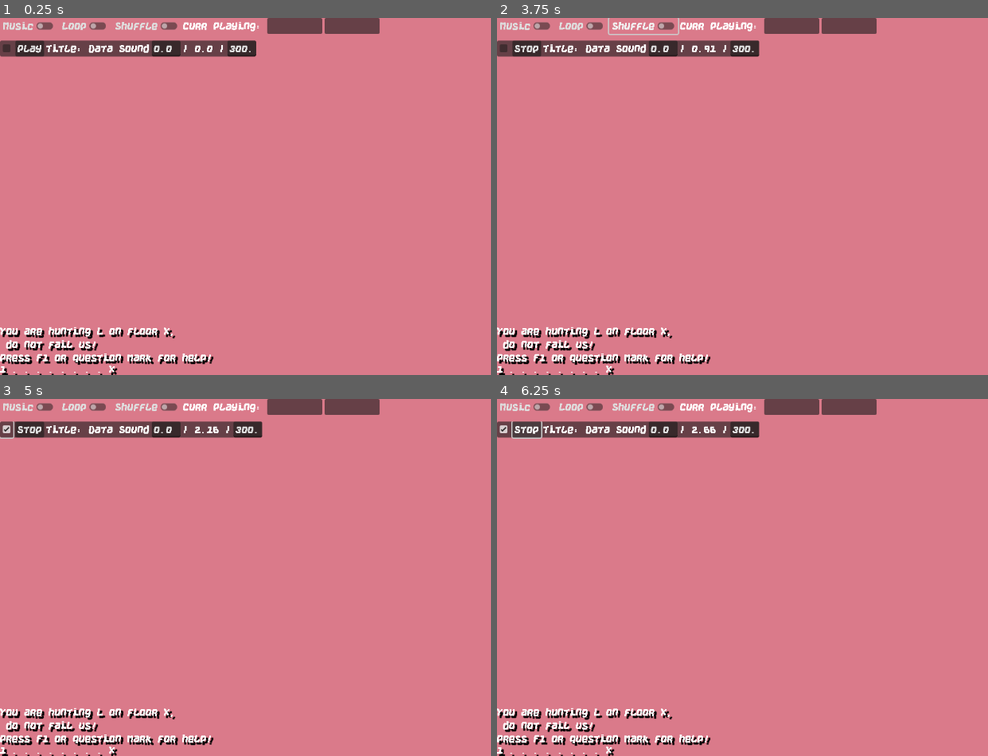
Above: before the commit, frames 1-4 (two rows, left to right).
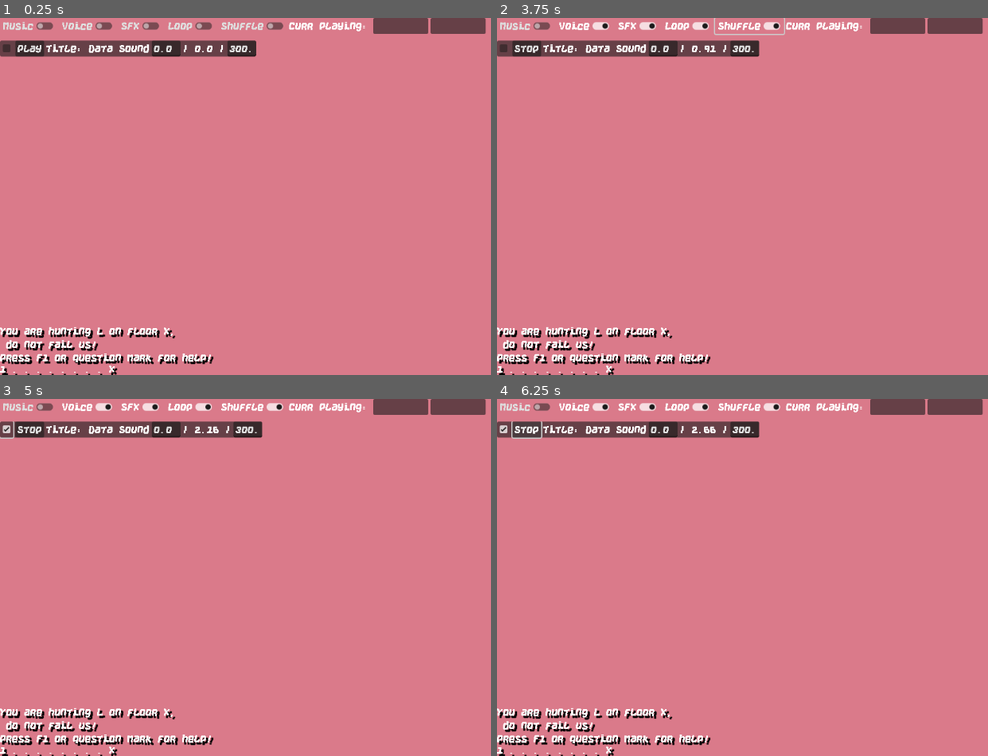
Above: after the commit, the same moments.

Repository: KaizNike/Defeating-User-Built-Dungeon
Game: Godot game, scene res://Main.tscn
Same seed, same stepped clock (60 frames per second), same inputs: the game is played once before the commit and once after it.
Inputs (mouse positions are in pixels of both pictures, inside the frame that each line leads up to):
- Up to frame 1 (0.25 s): no input
- Up to frame 2 (3.75 s): click "Loop" at 0.5 s; click (585, 25) at 1.25 s, where only the run after the commit has a clickable "Voice"; click (639, 25) at 2 s, where only the run after the commit has a clickable "SFX"; click "Play" at 2.75 s; click "Shuffle" at 3.5 s
- Up to frame 3 (5 s): click (4, 431) at 4.25 s
- Up to frame 4 (6.25 s): click "Stop" at 5 s; click "Play" at 5.75 s

The runs differ from the first frame. In frame 1, 2.5% of the frame differs, in the area x 12-100%, y 0-5%; in frame 2, 2.7%; in frame 3, 2.6%; in frame 4, 2.6%.
Error in both runs: Invalid access of index '0' on a base object of type: 'PackedStringArray'. (res://Main.gd:142)

Commit message:
Popup Video
Tiny player when clicked enlarges.

Diff:
--- a/Defeating User Built Dungeon/CellularMusicChatGPT/AudioPlayer.gd
+++ b/Defeating User Built Dungeon/CellularMusicChatGPT/AudioPlayer.gd
@@ -9,10 +9,13 @@
 var openFile = FileAccess
 @export var musicLineScene := PackedScene.new()
 
+var videoInside = false
+
 func _ready():
 #	randomize()
 	#get_tree().connect("files_dropped", Callable(self, "_files_dropped"))
 	get_viewport().files_dropped.connect(_files_dropped)
+	#$VideoPopup.popup()
 #	for i in range(64):
 #		scale.append(i)
 #		notes.append(60 + i % 12)
@@ -89,3 +92,34 @@
 				$VSplitContainer/ScrollContainer/VBoxContainer.add_child(newLine)
 				lineAudio.play()
 				print(lineAudio.playing)
+
+
+func _on_video_popup_popup_hide():
+	$VideoPopup/VideoContainer.get_child(0).reparent($VSplitContainer/HBoxContainer/VideoScreen)
+	videoInside = false
+	pass # Replace with function body.
+
+
+func _on_video_stream_player_mouse_entered():
+	if not videoInside:
+		if $VSplitContainer/HBoxContainer/VideoScreen/VideoStreamPlayer.is_playing():
+				$VSplitContainer/HBoxContainer/VideoScreen/Label.visible = true
+	pass # Replace with function body.
+
+
+func _on_video_stream_player_mouse_exited():
+	$VSplitContainer/HBoxContainer/VideoScreen/Label.visible = false
+	pass # Replace with function body.
+
+
+func _on_video_stream_player_gui_input(event):
+	if event.is_action_pressed("lmb"):
+		$VSplitContainer/HBoxContainer/VideoScreen/VideoStreamPlayer.reparent($VideoPopup/VideoContainer)
+		#$VideoPopup.get_child(0).owner = get_tree().current_scene
+		#$VideoPopup.get_child(0).stop()
+		#$VideoPopup.get_child(0).play()
+		#$VideoPopup.get_child(0).expand = true
+		$VideoPopup.popup()
+		videoInside = true
+		pass
+	pass # Replace with function body.
--- a/Defeating User Built Dungeon/CellularMusicChatGPT/AudioPlayer.tscn
+++ b/Defeating User Built Dungeon/CellularMusicChatGPT/AudioPlayer.tscn
@@ -50,6 +50,16 @@
 theme = SubResource("3")
 text = "Music"
 
+[node name="OnOffButton2" type="CheckButton" parent="VSplitContainer/HBoxContainer"]
+layout_mode = 2
+theme = SubResource("3")
+text = "Voice"
+
+[node name="OnOffButton3" type="CheckButton" parent="VSplitContainer/HBoxContainer"]
+layout_mode = 2
+theme = SubResource("3")
+text = "SFX"
+
 [node name="CheckButton" type="CheckButton" parent="VSplitContainer/HBoxContainer"]
 layout_mode = 2
 theme = SubResource("3")
@@ -79,7 +89,14 @@
 layout_mode = 2
 stream = SubResource("VideoStreamTheora_0ndsu")
 expand = true
+loop = true
 buffering_msec = 1000
+
+[node name="Label" type="Label" parent="VSplitContainer/HBoxContainer/VideoScreen"]
+visible = false
+layout_mode = 2
+size_flags_horizontal = 0
+text = "()"
 
 [node name="Visualizer" type="PanelContainer" parent="VSplitContainer/HBoxContainer"]
 custom_minimum_size = Vector2(100, 0)
@@ -144,6 +161,27 @@
 pitch_scale = 0.8
 script = ExtResource("1")
 
+[node name="VideoPopup" type="Popup" parent="."]
+initial_position = 1
+size = Vector2i(700, 540)
+unresizable = false
+borderless = false
+always_on_top = true
+extend_to_title = true
+content_scale_mode = 1
+content_scale_aspect = 1
+
+[node name="VideoContainer" type="PanelContainer" parent="VideoPopup"]
+anchors_preset = 15
+anchor_right = 1.0
+anchor_bottom = 1.0
+grow_horizontal = 2
+grow_vertical = 2
+
+[connection signal="gui_input" from="VSplitContainer/HBoxContainer/VideoScreen/VideoStreamPlayer" to="." method="_on_video_stream_player_gui_input"]
+[connection signal="mouse_entered" from="VSplitContainer/HBoxContainer/VideoScreen/VideoStreamPlayer" to="." method="_on_video_stream_player_mouse_entered"]
+[connection signal="mouse_exited" from="VSplitContainer/HBoxContainer/VideoScreen/VideoStreamPlayer" to="." method="_on_video_stream_player_mouse_exited"]
 [connection signal="pressed" from="VSplitContainer/ScrollContainer/VBoxContainer/CellMusicContainer/MusicPlaying/Button" to="VSplitContainer/ScrollContainer/VBoxContainer/CellMusicContainer" method="_on_Button_pressed"]
+[connection signal="popup_hide" from="VideoPopup" to="." method="_on_video_popup_popup_hide"]
 
 [editable path="VSplitContainer/ScrollContainer/VBoxContainer/PanelContainer"]
--- a/Defeating User Built Dungeon/project.godot
+++ b/Defeating User Built Dungeon/project.godot
@@ -186,6 +186,11 @@
 "events": [Object(InputEventKey,"resource_local_to_scene":false,"resource_name":"","device":0,"window_id":0,"alt_pressed":false,"shift_pressed":false,"ctrl_pressed":true,"meta_pressed":false,"pressed":false,"keycode":0,"physical_keycode":75,"key_label":0,"unicode":0,"echo":false,"script":null)
 ]
 }
+lmb={
+"deadzone": 0.5,
+"events": [Object(InputEventMouseButton,"resource_local_to_scene":false,"resource_name":"","device":-1,"window_id":0,"alt_pressed":false,"shift_pressed":false,"ctrl_pressed":false,"meta_pressed":false,"button_mask":0,"position":Vector2(0, 0),"global_position":Vector2(0, 0),"factor":1.0,"button_index":1,"canceled":false,"pressed":false,"double_click":false,"script":null)
+]
+}
 
 [physics]
 
